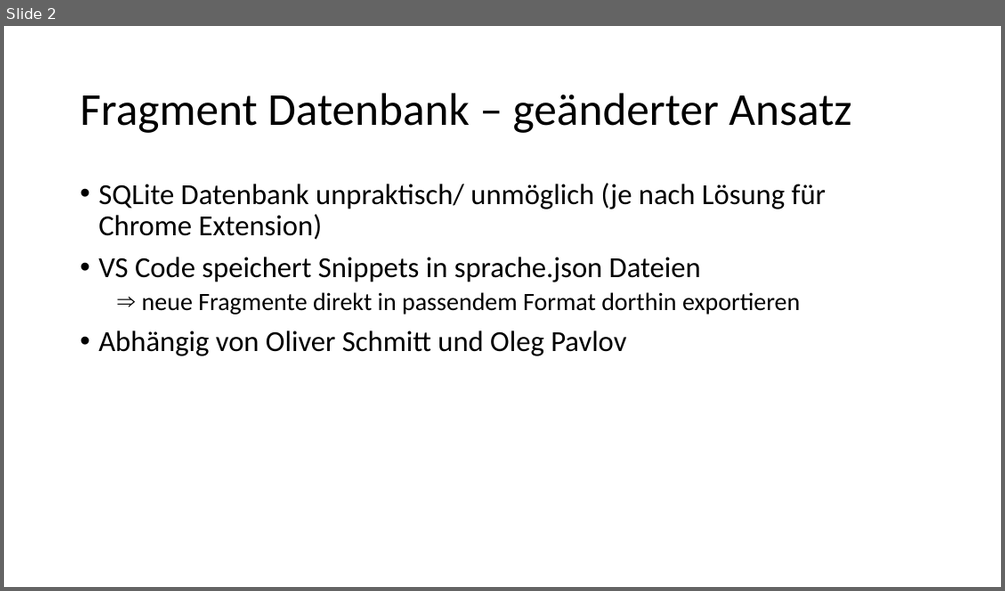
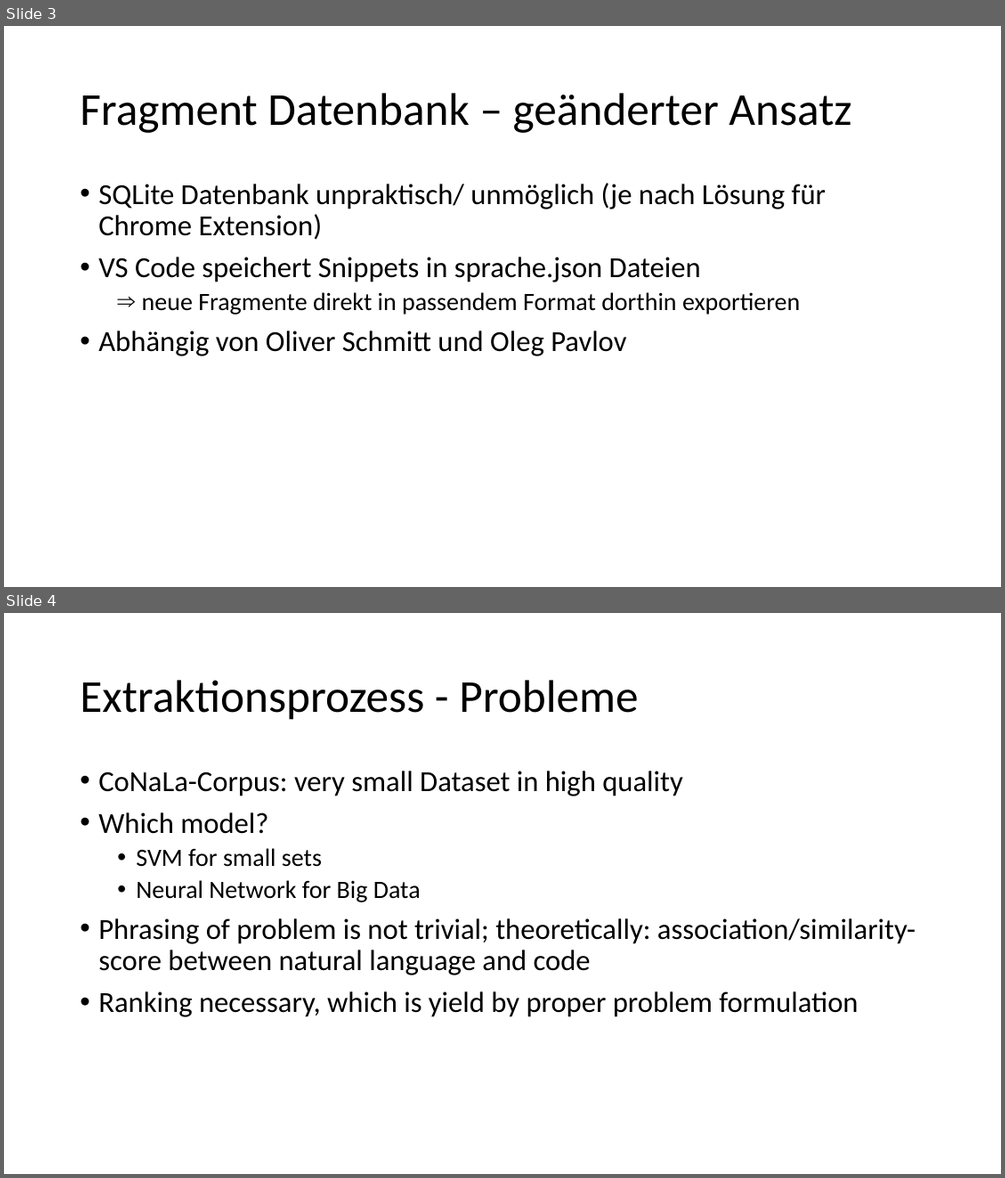
Before and after one commit to sgimmini/frag.extract.a, a slide deck: weekly_presenations/frag.extract_06.05.19.pptx. Shown one above the other, each under a label of ours: slide 2 before the commit, slides 3 and 4 after it. The pictures are 1005x591 and 1005x1178 pixels, drawn with LibreOffice and Linux fonts; fonts in the diff are those of the drawing. Boxes give left, top, right and bottom in pixels: in the first picture for what was removed or moved away, otherwise in the second. Text is boxed around its words. In the diff, an @@ line names an element or a change of style, - is before the commit and + after.

```diff
--- a/weekly_presenations/frag.extract_06.05.19.pptx
+++ b/weekly_presenations/frag.extract_06.05.19.pptx
@@ slide 4 added at (4, 613, 1001, 1174), background #FFFFFF @@
@@ title added at (80, 680, 638, 720), 44 pt, text #000000 @@
+Extraktionsprozess - Probleme
@@ text added at (98, 771, 915, 1017), 28 pt, text #000000 @@
+• CoNaLa-Corpus: very small Dataset in high quality
+• Which model?
+  • SVM for small sets
+  • Neural Network for Big Data
+• Phrasing of problem is not trivial; theoretically: association/similarity-score between natural language and code
+• Ranking necessary, which is yield by proper problem formulation
@@ what was slide 2 is now slide 3 @@
```
Also in this commit, not shown: 1 other slide added, 3 other files.
